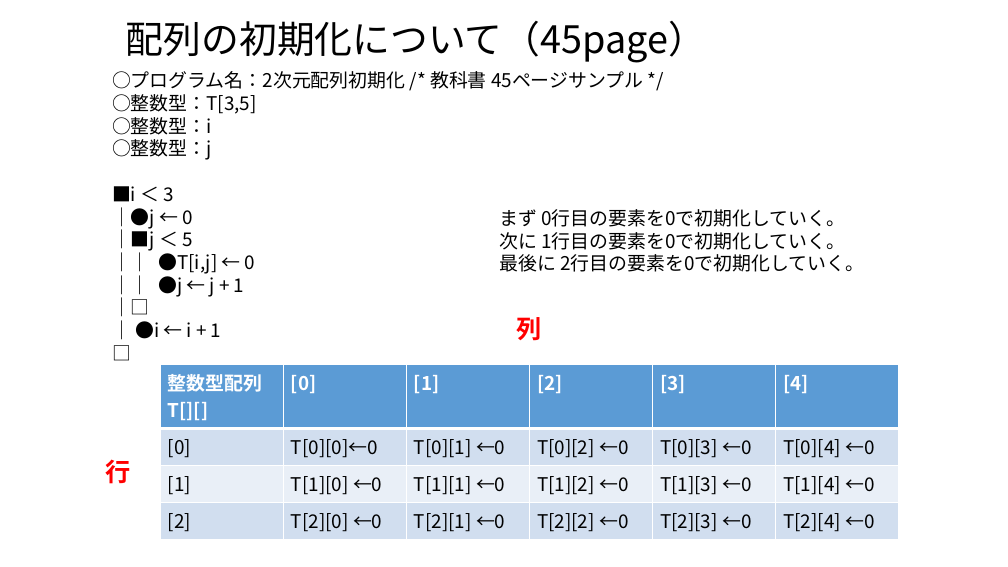
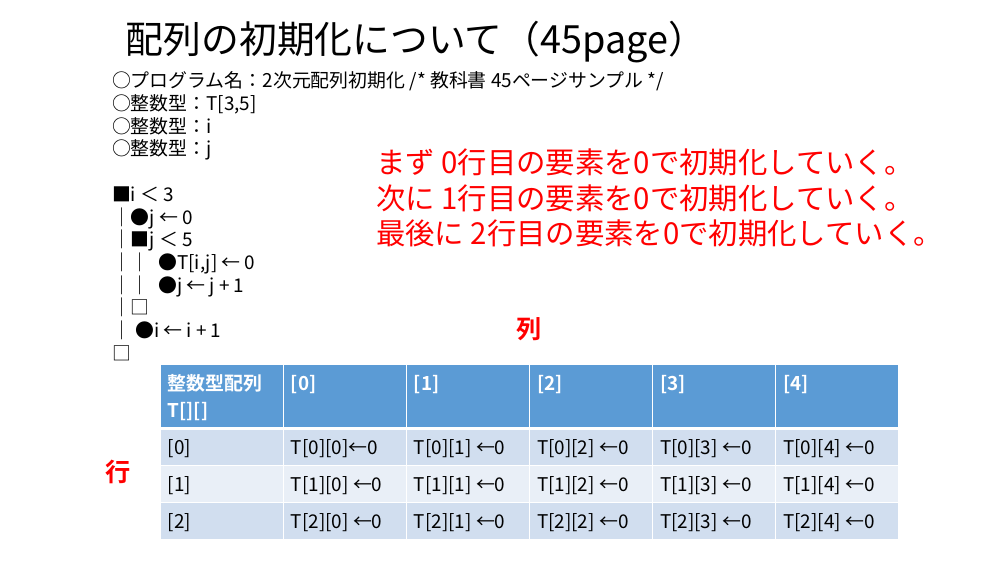
Before and after one commit to masakage/algorithm, a slide deck: slide 5 of docs/第7回2次元配列・計算量.pptx. Drawn at 1008x567 pixels with LibreOffice and Linux fonts; fonts in the diff are those of the drawing. Boxes give left, top, right and bottom in pixels: in the first picture for what was removed or moved away, otherwise in the second. Text is boxed around its words. In the diff, an @@ line names an element or a change of style, - is before the commit and + after.

```diff
--- a/docs/第7回2次元配列・計算量.pptx
+++ b/docs/第7回2次元配列・計算量.pptx
@@ text "まず 0行目の要素を0で初期化していく。": place and size @@
-text "まず 0行目の要素を0で初期化していく。" at [499, 209, 864, 272]
+text "まず 0行目の要素を0で初期化していく。" at [376, 148, 943, 247]
@@ text "まず 0行目の要素を0で初期化していく。" at [376, 148, 943, 247]: size 18 to 28 pt, text colour #000000 to #FF0000 @@
```
Also in this commit, not shown: 5 other slides changed.
